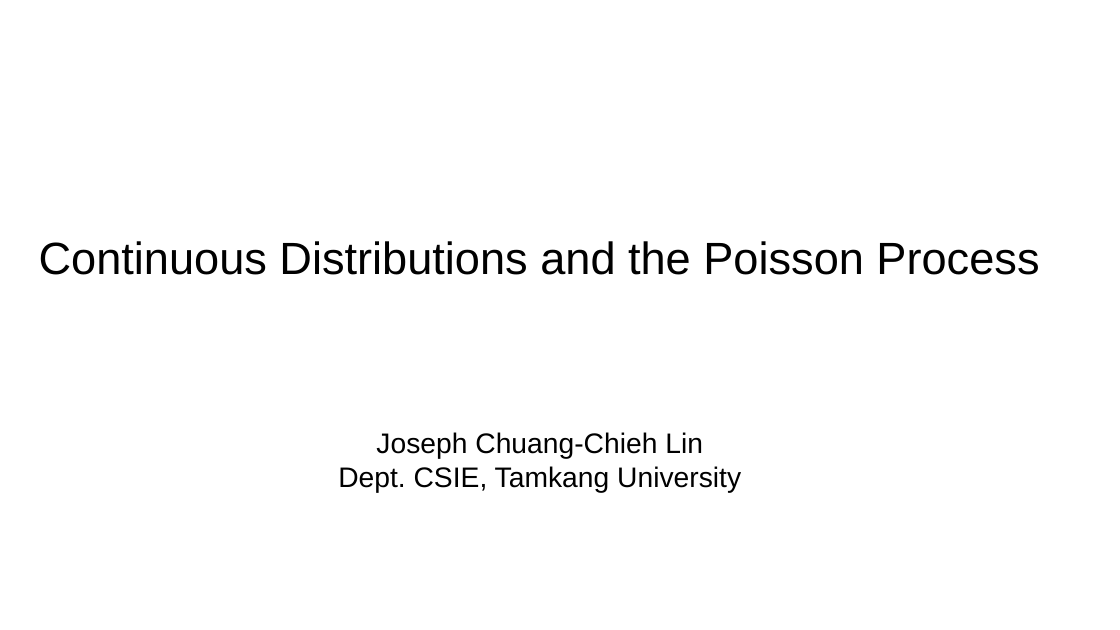
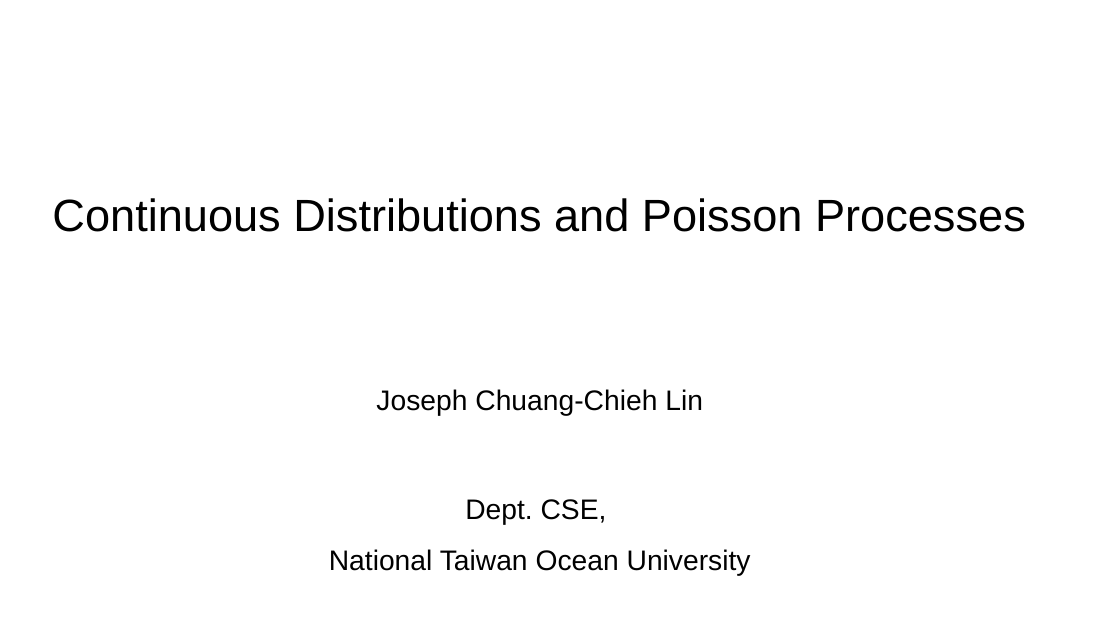
Before and after one commit to josephcclin/josephcclin.github.io, a slide deck: slide 1 of courses/rand_alg/slides/ra_lect_continuous_distributions_and_Poisson_process.odp. Drawn at 1120x630 pixels with LibreOffice and Linux fonts; fonts in the diff are those of the drawing; background and template pictures are left out. Boxes give left, top, right and bottom in pixels: in the first picture for what was removed or moved away, otherwise in the second. Text is boxed around its words. In the diff, an @@ line names an element or a change of style, - is before the commit and + after.

```diff
--- a/courses/rand_alg/slides/ra_lect_continuous_distributions_and_Poisson_process.odp
+++ b/courses/rand_alg/slides/ra_lect_continuous_distributions_and_Poisson_process.odp
@@ subtitle "Continuous Distributions and Poisson Processes": place and size @@
-subtitle "Continuous Distributions and Poisson Processes" at <box>39,241,1039,493</box>
+subtitle "Continuous Distributions and Poisson Processes" at <box>52,198,1026,576</box>
@@ subtitle at <box>52,198,1026,232</box>: text changed @@
-Continuous Distributions and the Poisson Process
+Continuous Distributions and Poisson Processes
@@ subtitle at <box>376,389,703,416</box>: more space between paragraphs @@
@@ subtitle at <box>329,499,751,576</box>: text changed @@
-Dept. CSIE, Tamkang University
+Dept. CSE,
+National Taiwan Ocean University
```
Also in this commit, not shown: 58 other slides changed, 2 other files.
